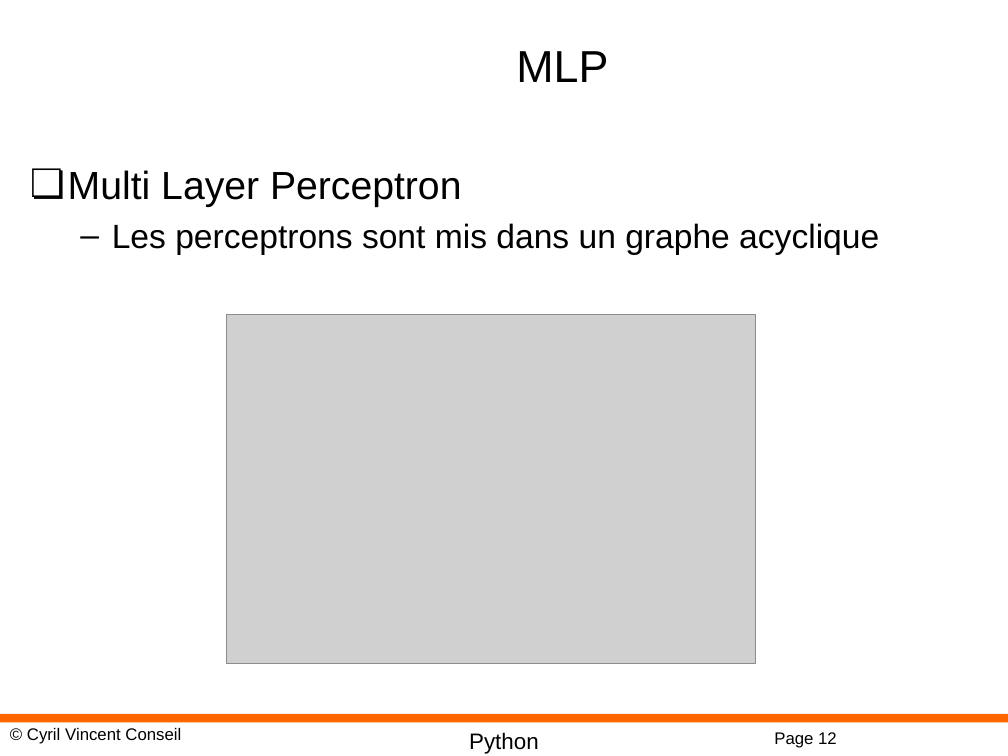
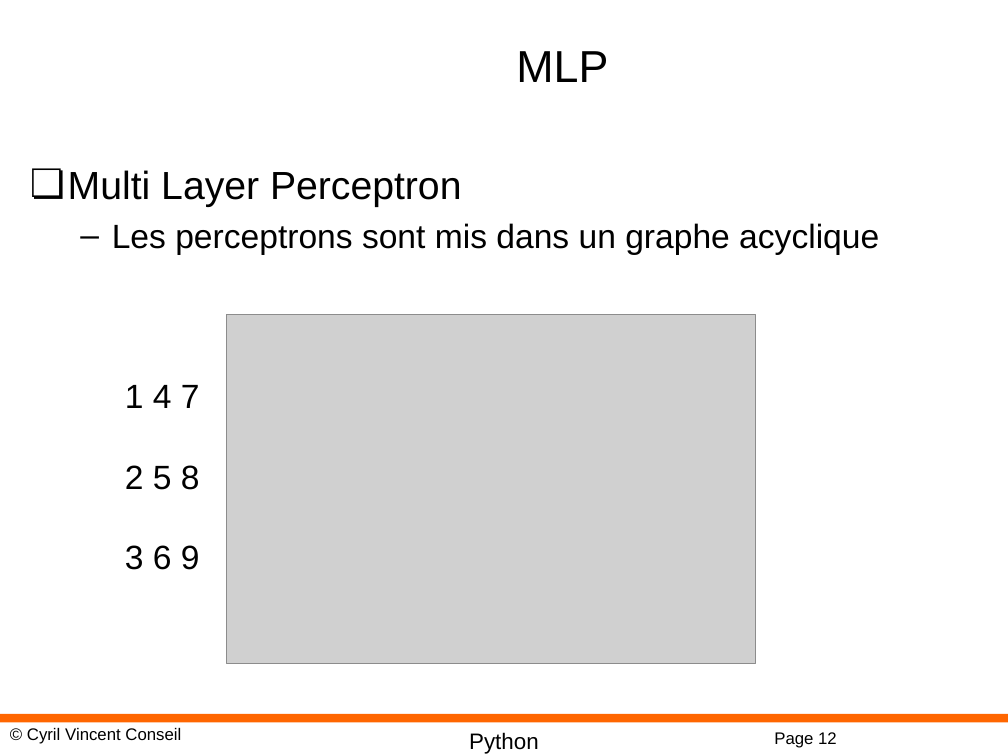
Before and after one commit to cyrilvincent/DL, a slide deck: slide 12 of PPT/DeepLearning08-MLP.pptx. Drawn at 1008x756 pixels with LibreOffice and Linux fonts; fonts in the diff are those of the drawing; grey boxes stand for pictures; background and template pictures are left out. Boxes give left, top, right and bottom in pixels: in the first picture for what was removed or moved away, otherwise in the second. Text is boxed around its words. In the diff, an @@ line names an element or a change of style, - is before the commit and + after.

```diff
--- a/PPT/DeepLearning08-MLP.pptx
+++ b/PPT/DeepLearning08-MLP.pptx
@@ text added at box(125, 385, 200, 570), 24 pt, text #000000 @@
+1 4 7
+2 5 8
+3 6 9
```
Also in this commit, not shown: 20 other files.
